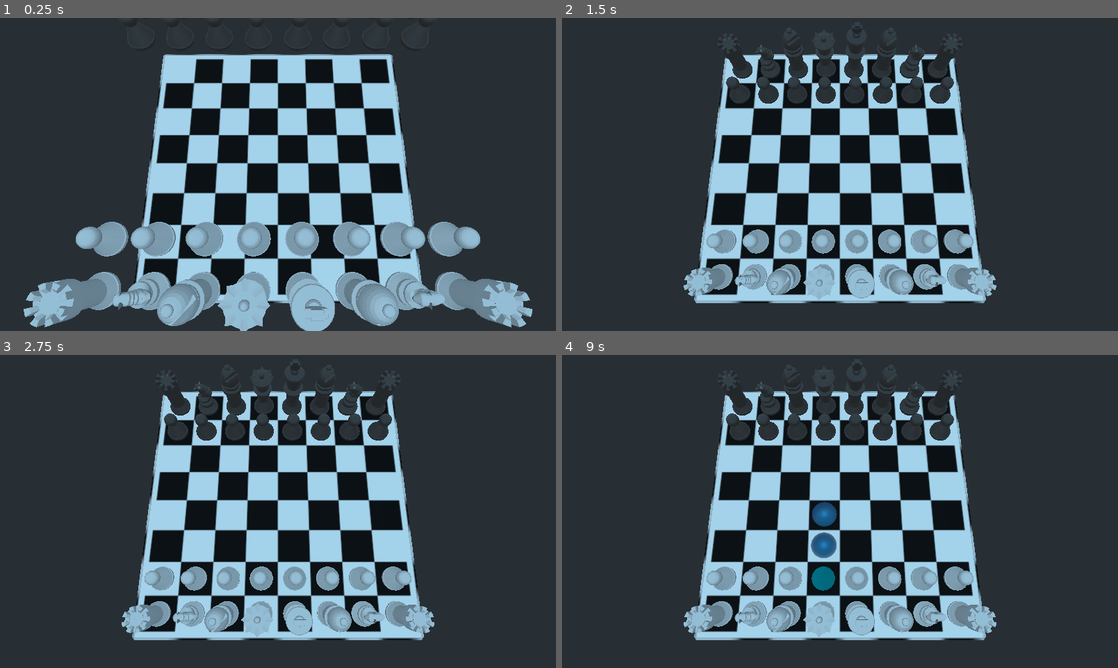
Above: before the commit, frames 1-4 (two rows, left to right).
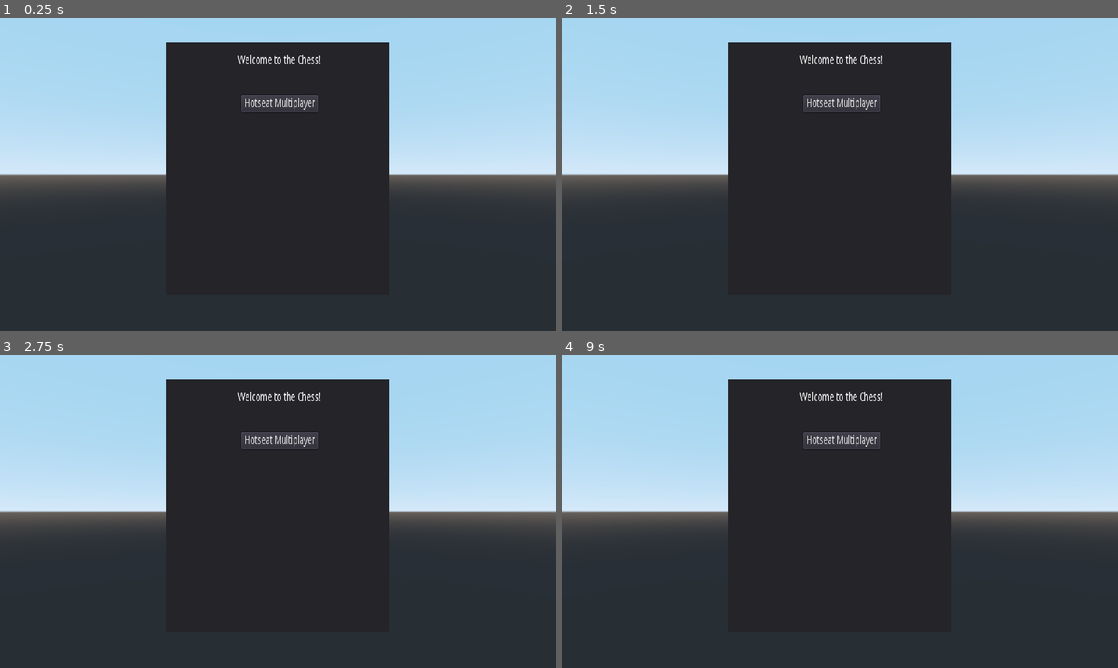
Above: after the commit, the same moments.

Repository: Majsek/Chess
Game: Godot game, scene res://Scenes/Main.tscn
The game is run twice, just before and just after one commit, with the same random seed, the same clock (stepped at 60 frames per second) and the same inputs.
Inputs (mouse positions are in pixels of both pictures, inside the frame that each line leads up to):
- Up to frame 1 (0.25 s): no input
- Up to frame 2 (1.5 s): move the mouse to (962, 158) at 0.52 s; click (962, 158) at 0.67 s; drag from (728, 190) to (812, 237) at 1.27 s
- Up to frame 3 (2.75 s): move the mouse to (333, 442) at 2.02 s; click (333, 442) at 2.17 s
- Up to frame 4 (9 s): tap Enter at 2.75, 4.25, 5.75 s; drag from (812, 574) to (673, 464) at 2.77 s; tap Space at 3.5, 5, 6.5 s; move the mouse to (1006, 558) at 3.52 s; click (1006, 558) at 3.67 s; drag from (673, 464) to (756, 433) at 4.27 s; move the mouse to (867, 511) at 5.02 s; click (867, 511) at 5.17 s; drag from (756, 433) to (728, 527) at 5.77 s; move the mouse to (962, 495) at 6.52 s; click (962, 495) at 6.67 s; drag from (728, 527) to (812, 574) at 7.27 s; move the mouse to (895, 442) at 8.02 s; click (895, 442) at 8.17 s; drag from (812, 574) to (673, 464) at 8.77 s

The runs differ from the first frame. In frame 1, 78% of the frame differs, in the area x 0-100%, y 0-100%; in frame 2, 68%; in frame 3, 68%; in frame 4, 68%.

Commit message:
cam animation not workin

Diff:
--- /dev/null
+++ b/Scenes/Camera.gd
@@ -0,0 +1,22 @@
+extends Camera
+
+#onready var animation_player_ = AnimationPlayer.new()
+
+#func moveCamera() -> void:
+#	var animCamera = Animation.new()
+#
+#	var track_index = animCamera.add_track(Animation.TYPE_VALUE)
+#	animCamera.track_set_path(track_index, "Main/Camera:translation/local")
+#
+#	var point1 := Vector3(-12,37.3,0)
+#	var point2 := Vector3(-8,26,0)
+#	var point3 := Vector3(-8,26,0)
+#
+#	animCamera.track_insert_key(track_index, 0.0, point1, 0.15)
+#	animCamera.track_insert_key(track_index, 1.0, point2 ,0.15)
+#	animCamera.track_insert_key(track_index, 2.0, point3 ,0.15)
+##	set_translation(Vector3(-8,26,0))
+#
+#
+#	animation_player_.add_animation("anim_camera", animCamera)
+#	animation_player_.play("anim_camera")
--- a/Scenes/Main.tscn
+++ b/Scenes/Main.tscn
@@ -1,8 +1,9 @@
-[gd_scene load_steps=5 format=2]
+[gd_scene load_steps=6 format=2]
 
 [ext_resource path="res://Scripts/Main.gd" type="Script" id=1]
 [ext_resource path="res://Figures/desk.obj" type="ArrayMesh" id=2]
 [ext_resource path="res://Scenes/Menu.tscn" type="PackedScene" id=3]
+[ext_resource path="res://Scenes/Camera.gd" type="Script" id=4]
 
 [sub_resource type="BoxShape" id=1]
 extents = Vector3( 13, 0.5, 13 )
@@ -11,8 +12,9 @@
 script = ExtResource( 1 )
 
 [node name="Camera" type="Camera" parent="."]
-transform = Transform( 5.02581e-08, 0.965926, -0.258819, -6.76298e-09, 0.258819, 0.965926, 1, -4.67952e-08, 1.95403e-08, -8, 26, 0 )
+transform = Transform( -1.62921e-07, 0, -1, 0, 1, 0, 1, 0, -1.62921e-07, -12, 37.3, 0 )
 fov = 60.0
+script = ExtResource( 4 )
 
 [node name="StaticBody" type="StaticBody" parent="."]
 
--- a/Scenes/Menu.tscn
+++ b/Scenes/Menu.tscn
@@ -20,9 +20,6 @@
 
 [node name="Menu" type="Spatial"]
 script = ExtResource( 1 )
-
-[node name="Camera" type="Camera" parent="."]
-transform = Transform( -4.37114e-08, 0, 1, 0, 1, 0, -1, 0, -4.37114e-08, 1.40657, 0.0135157, 0 )
 
 [node name="Viewport" type="Viewport" parent="."]
 size = Vector2( 400, 300 )
--- a/Scripts/Figure.gd
+++ b/Scripts/Figure.gd
@@ -114,7 +114,7 @@
 	animation_player_.play("anim_name")
 
 func ableToMove(move_pos1, move_pos2, direction, dont : Array = [false,false]) -> Array:
-	if get_parent().checkIfBlocker(self):
+	if parent_.checkIfBlocker(self):
 		print(color_ + name_ + "is blocking the King!")
 		# !(allowedDirection_ == 0 || direction == allowedDirection_)
 		#return
@@ -124,13 +124,13 @@
 		allowedDirection_ = 0
 	if (move_pos2 < 8 && move_pos2 >= 0) && (move_pos1 < 8 && move_pos1 >= 0):
 		var move = [move_pos1,move_pos2]
-		var attackers = get_parent().getCheck()
+		var attackers = parent_.getCheck()
 		var dont3 : bool = false
 		if attackers != []:
 			for attacker in attackers:
 				if attacker.getColor() != color_:
 					var attacker_pos = attacker.getPosition()
-					var king_pos = get_parent().getKingPos(color_)
+					var king_pos = parent_.getKingPos(color_)
 					var attacker_moves = attacker.getMoves()
 					attacker_moves.append(attacker.getPosition())
 					if !move in attacker_moves:
@@ -180,7 +180,7 @@
 									else:
 										dont3 = true
 
-		var someone = get_parent().getFromMap(move_pos1,move_pos2)
+		var someone = parent_.getFromMap(move_pos1,move_pos2)
 		if someone == null:
 			if dont[0] == false:
 				if dont3 == false:
@@ -203,8 +203,8 @@
 				else:
 #					dont[1] = true
 					if blockers_[direction] != null:
-						get_parent().setAttackingBlocker(self)
-						get_parent().setBlocker(blockers_[direction])
+						parent_.setAttackingBlocker(self)
+						parent_.setBlocker(blockers_[direction])
 						blockers_[direction].setAllowedDirection(direction)
 						dont[1] = true
 					else:
@@ -231,7 +231,7 @@
 #func ableToMove(move_pos1,move_pos2) -> bool:
 #	var dont = true
 #	if (move_pos2 < 8 && move_pos2 >= 0) && (move_pos1 < 8 && move_pos1 >= 0):
-#		var someone = get_parent().getFromMap(move_pos1,move_pos2)
+#		var someone = parent_.getFromMap(move_pos1,move_pos2)
 #		var move = [move_pos1,move_pos2]
 #		if someone == null:
 ##			addMove
@@ -249,18 +249,18 @@
 
 func checkForCheck() -> void:
 	if moves_ != [] || attack_moves_ != []:
-		get_parent().appendAllMoves(moves_,color_)
-		get_parent().appendAllMoves(attack_moves_,color_)
+		parent_.appendAllMoves(moves_,color_)
+		parent_.appendAllMoves(attack_moves_,color_)
 		for move in moves_:
-			if get_parent().getKingPos(anti_color_) == move:
-				get_parent().setCheck(anti_color_,self)
+			if parent_.getKingPos(anti_color_) == move:
+				parent_.setCheck(anti_color_,self)
 
 func getMoves() -> Array:
 	return moves_
 
 func _on_RigidBody_input_event(_camera: Node, _event: InputEvent, _click_position: Vector3, _click_normal: Vector3, _shape_idx: int) -> void:
 	if _event.is_pressed():
-		get_parent().select(self,getColor())
+		parent_.select(self,getColor())
 
 
 #		zapise se do pole seznam movu tim smerem kde k tomu dojde, ten potom prida jako jediny moves, co bude mit blocker
--- a/Scripts/Main.gd
+++ b/Scripts/Main.gd
@@ -34,7 +34,7 @@
 var promotion_figures_ : Array
 
 # Called when the node enters the scene tree for the first time.
-func _ready() -> void:
+func calledReady() -> void:
 	randomize()
 
 	drawTexture()
--- a/Scripts/Menu.gd
+++ b/Scripts/Menu.gd
@@ -14,6 +14,7 @@
 onready var node_viewport = $Viewport
 onready var node_quad = $MeshInstance
 onready var node_area = $MeshInstance/Area
+onready var parent_ = get_parent()
 
 func _ready():
 	node_area.connect("mouse_entered", self, "_mouse_entered_area")
@@ -172,6 +173,28 @@
 
 func _on_Button_pressed() -> void:
 	print("Game started!")
-	var camera = get_parent().get_child(0)
-	camera.set_translation(-8,26,0)
-	camera.set_rotation(-75,-90,0)
+	var camera = parent_.get_child(0)
+#	camera.set_translation(Vector3(-8,26,0))
+	camera.set_rotation_degrees(Vector3(-75,-90,0))
+	parent_.calledReady()
+	moveCamera()
+
+onready var animation_player_ = AnimationPlayer.new()
+func moveCamera() -> void:
+	var animCamera = Animation.new()
+
+	var track_index = animCamera.add_track(Animation.TYPE_VALUE)
+	animCamera.track_set_path(track_index, "Camera:translation")
+
+	var point1 := Vector3(-12,37.3,0)
+	var point2 := Vector3(-8,26,0)
+	var point3 := Vector3(-8,26,0)
+
+	animCamera.track_insert_key(track_index, 0.0, point1, 0.15)
+	animCamera.track_insert_key(track_index, 1.0, point2 ,0.15)
+	animCamera.track_insert_key(track_index, 2.0, point3 ,0.15)
+#	set_translation(Vector3(-8,26,0))
+
+
+	animation_player_.add_animation("anim_camera", animCamera)
+	animation_player_.play("anim_camera")
